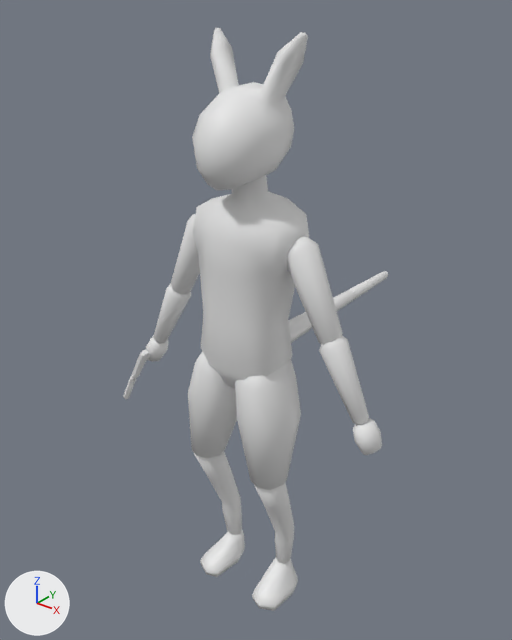
The Blender file blend_files/venlil/venlil.blend, before and after one commit.
The view is the same before and after, from a 50 mm lens placed at (1.077, -1.278, 1.73), pointed at (-0.138, 0.241, 0.789). The lights are fixed; the arrows at lower left show +X, +Y and +Z. The older version comes first.

Names of what the first picture shows: 'Arm1_L_m', 'Arm1_R_m', 'Arm2_L_m', 'Arm2_R_m', 'Foot_L_m', 'Foot_R_m', 'Head_m', 'Leg1_L_m', 'Leg1_R_m', 'Leg2_L_m', 'Leg2_R_m', 'Pistol.001', 'Tail1_m', 'Tail2_m', 'Tail3_m', 'Torso_m' and 2 more.
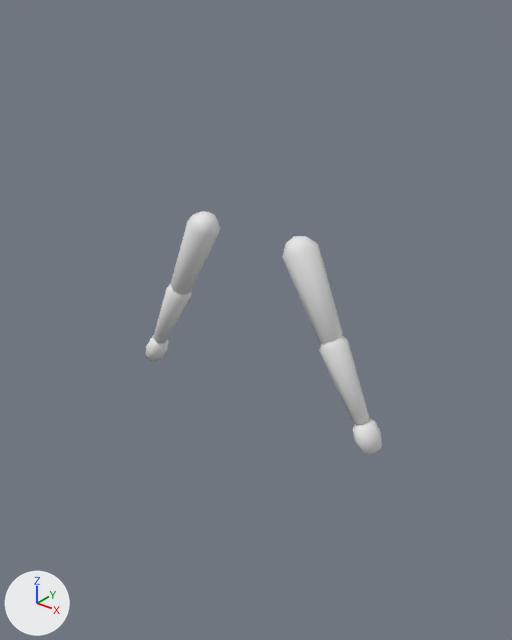
What differs and where, as boxes (x1, y1, x2, y2) in the pictures (512 x 640 px):
'Torso_m', deleted
    before: (193, 175, 309, 388)
'Head_m', deleted
    before: (192, 28, 308, 190)
'Leg1_L_m', deleted
    before: (235, 361, 301, 490)
'Leg1_R_m', deleted
    before: (188, 351, 237, 459)
'Leg2_R_m', deleted
    before: (194, 452, 242, 535)
'Leg2_L_m', deleted
    before: (254, 483, 294, 564)
'Foot_L_m', deleted
    before: (252, 557, 298, 611)
'Foot_R_m', deleted
    before: (200, 530, 245, 577)
'Tail1_m', deleted
    before: (288, 312, 312, 343)
'Pistol.001', hidden
    before: (123, 349, 150, 400)
'Tail3_m', deleted
    before: (349, 271, 388, 299)
'Tail2_m', deleted
    before: (333, 290, 356, 311)

The change, as a list of edits to the scene's bpy script:
```text
Remove ob_foot_l_m:
    ob_foot_l_m = bpy.data.objects.new('Foot_L_m', me_cube_012)
    ob_foot_l_m.location = (-0.01, 0.0, 0.0)
Remove ob_head_m:
    ob_head_m = bpy.data.objects.new('Head_m', me_cube_014)
    ob_head_m.location = (0.0, 0.0, 0.0)
Remove ob_leg1_l_m:
    ob_leg1_l_m = bpy.data.objects.new('Leg1_L_m', me_cube_017)
    ob_leg1_l_m.location = (-0.01, 0.0, 0.0)
Remove ob_leg2_l_m:
    ob_leg2_l_m = bpy.data.objects.new('Leg2_L_m', me_cube_018)
    ob_leg2_l_m.location = (-0.01, 0.0, 0.0)
Remove ob_tail1_m:
    ob_tail1_m = bpy.data.objects.new('Tail1_m', me_cylinder_003)
    ob_tail1_m.location = (0.0, 0.0, 0.0)
Remove ob_tail2_m:
    ob_tail2_m = bpy.data.objects.new('Tail2_m', me_cylinder_004)
    ob_tail2_m.location = (0.0, 0.0, 0.0)
Remove ob_tail3_m:
    ob_tail3_m = bpy.data.objects.new('Tail3_m', me_cylinder_005)
    ob_tail3_m.location = (0.0, 0.0, 0.0)
Remove ob_torso_m:
    ob_torso_m = bpy.data.objects.new('Torso_m', me_cube_019)
    ob_torso_m.location = (0.0, 0.0, 0.0)
Remove ob_foot_r_m:
    ob_foot_r_m = bpy.data.objects.new('Foot_R_m', me_cube_022)
    ob_foot_r_m.location = (-0.01, 0.0, 0.0)
Remove ob_leg1_r_m:
    ob_leg1_r_m = bpy.data.objects.new('Leg1_R_m', me_cube_024)
    ob_leg1_r_m.location = (-0.01, 0.0, 0.0)
Remove ob_leg2_r_m:
    ob_leg2_r_m = bpy.data.objects.new('Leg2_R_m', me_cube_025)
    ob_leg2_r_m.location = (-0.01, 0.0, 0.0)
Change ob_pistol_001:
    ob_pistol_001.location: (-0.377, 0.059, 0.69) -> (-0.376, 0.059, 0.694)
    ob_pistol_001.rotation_euler: (1.571, 0.47, 0.0) -> (1.571, 0.429, 0.0)  # degrees (90, 27, 0) -> degrees (90, 25, 0)
    add ob_pistol_001.hide_set(True)
```
